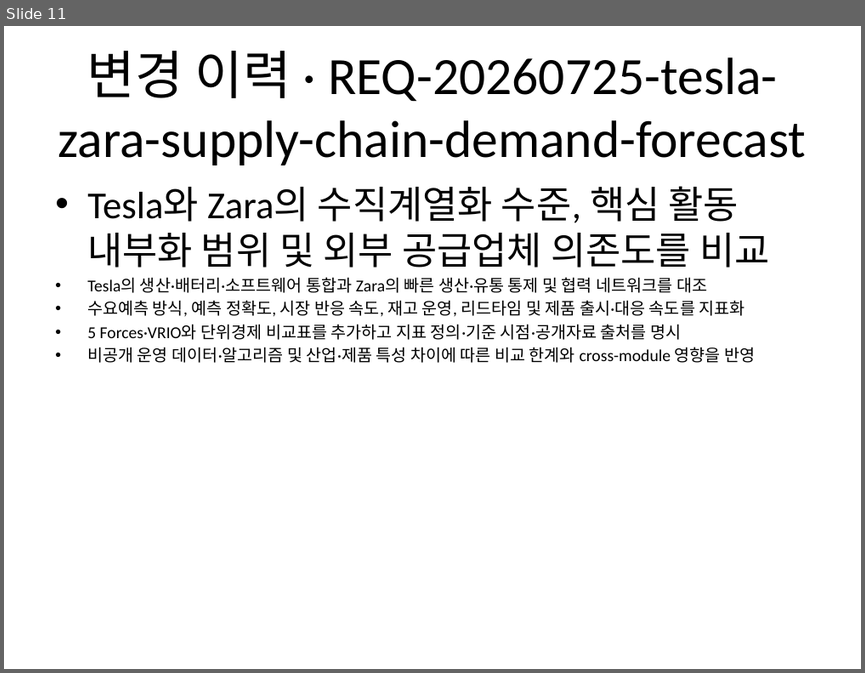
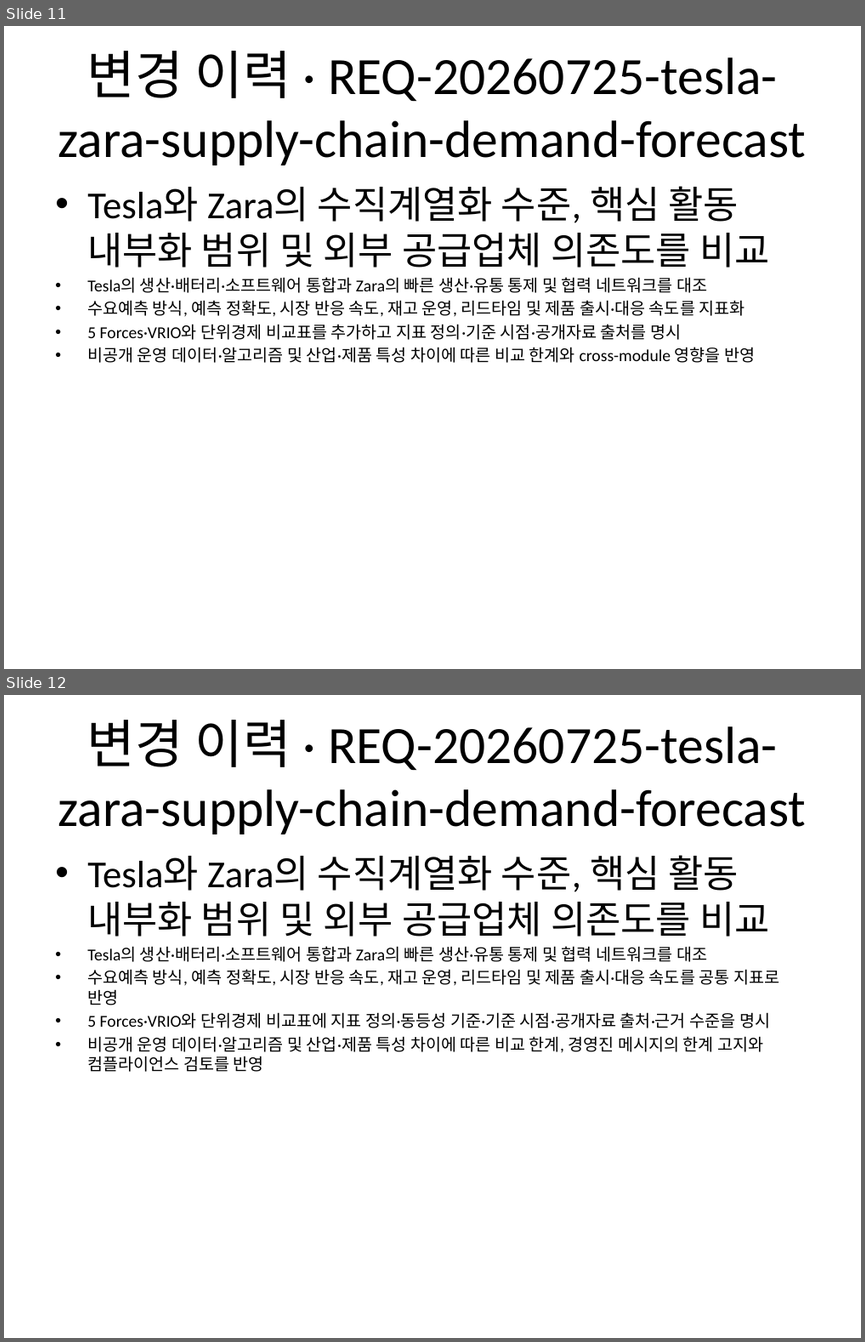
Before and after one commit to Abraxaspark91/n8n_termpjt, a slide deck: scenarios/S09_kaist_case_study/deliverables/Tesla_Zara_발표_덱.pptx. Shown one above the other, each under a label of ours: slide 11 before the commit, slides 11 and 12 after it. The pictures are 865x673 and 865x1342 pixels, drawn with LibreOffice and Linux fonts; fonts in the diff are those of the drawing. Boxes give left, top, right and bottom in pixels: in the first picture for what was removed or moved away, otherwise in the second. Text is boxed around its words. In the diff, an @@ line names an element or a change of style, - is before the commit and + after.

```diff
--- a/scenarios/S09_kaist_case_study/deliverables/Tesla_Zara_발표_덱.pptx
+++ b/scenarios/S09_kaist_case_study/deliverables/Tesla_Zara_발표_덱.pptx
@@ slide 12 added at (x1=4, y1=695, x2=861, y2=1338), background #FFFFFF @@
@@ title added at (x1=58, y1=720, x2=806, y2=834), 44 pt, text #000000 @@
+변경 이력 · REQ-20260725-tesla-zara-supply-chain-demand-forecast
@@ text added at (x1=87, y1=855, x2=779, y2=1072), 14 pt, text #000000 @@
+• Tesla와 Zara의 수직계열화 수준, 핵심 활동 내부화 범위 및 외부 공급업체 의존도를 비교
+• Tesla의 생산·배터리·소프트웨어 통합과 Zara의 빠른 생산·유통 통제 및 협력 네트워크를 대조
+• 수요예측 방식, 예측 정확도, 시장 반응 속도, 재고 운영, 리드타임 및 제품 출시·대응 속도를 공통 지표로 반영
+• 5 Forces·VRIO와 단위경제 비교표에 지표 정의·동등성 기준·기준 시점·공개자료 출처·근거 수준을 명시
+• 비공개 운영 데이터·알고리즘 및 산업·제품 특성 차이에 따른 비교 한계, 경영진 메시지의 한계 고지와 컴플라이언스 검토를 반영
```
Also in this commit, not shown: 1 slide changed, 8 other files.
